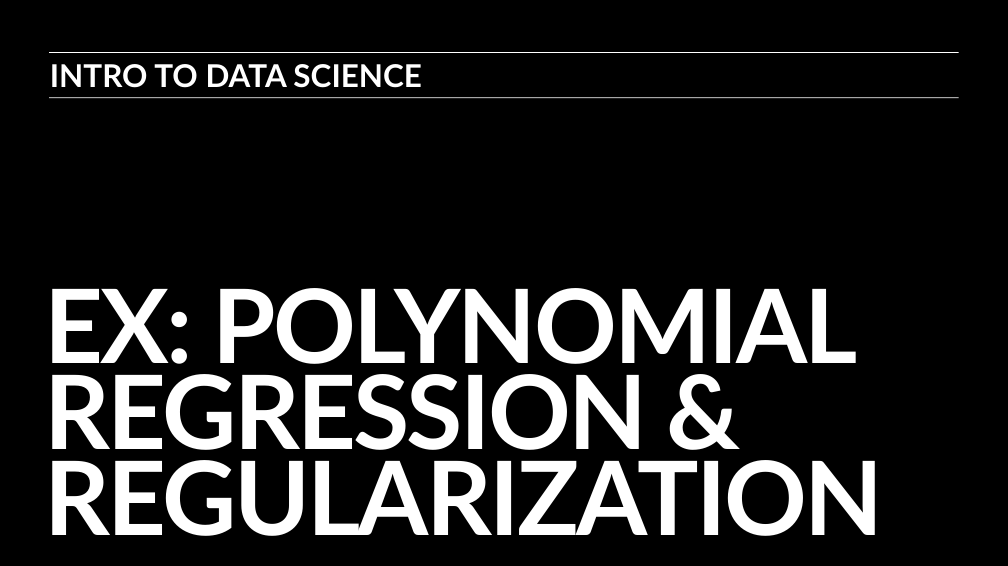
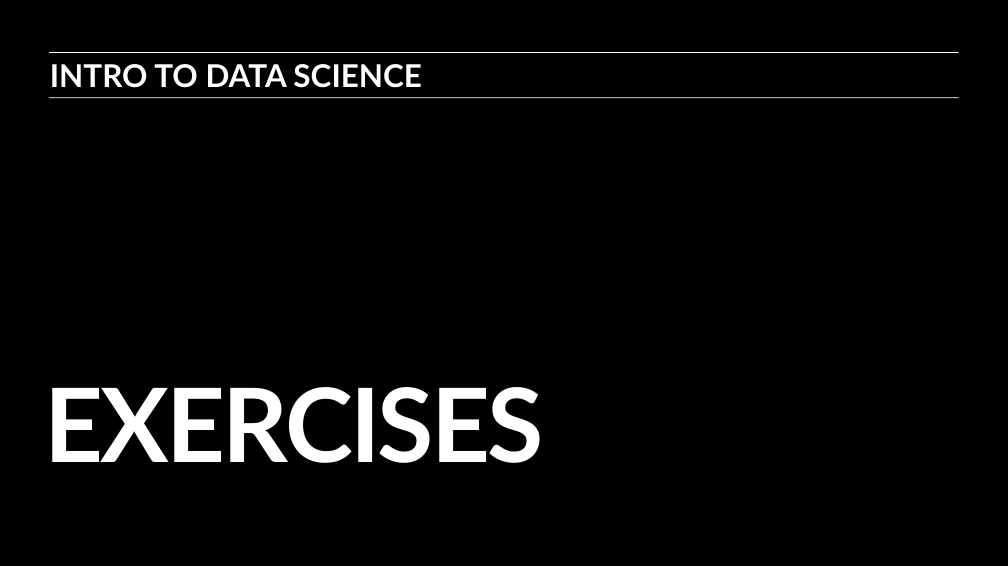
Before and after one commit to ajschumacher/gadsdc, a slide deck: slide 40 of 07-linear/slides.pptx (slide 69 before the commit). Drawn at 1008x566 pixels with LibreOffice and Linux fonts; fonts in the diff are those of the drawing. Boxes give left, top, right and bottom in pixels: in the first picture for what was removed or moved away, otherwise in the second. Text is boxed around its words. In the diff, an @@ line names an element or a change of style, - is before the commit and + after.

```diff
--- a/07-linear/slides.pptx
+++ b/07-linear/slides.pptx
@@ title at box(45, 387, 544, 463): text changed @@
-EX: POLYNOMIAL REGRESSION & REGULARIZATION
+EXERCISES
```
Also in this commit, not shown: 9 other slides changed, 30 slides removed, 2 other files.
